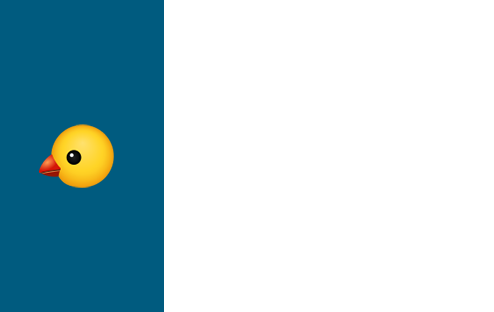
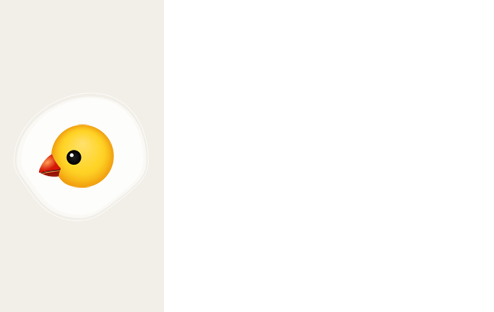
Layer changes from the first 494px x 312px image to the second:
added layer "Layer 2" above "Layer 1" over [8, 85, 156, 227]
painted on "Layer 1" over [0, 0, 164, 312]
